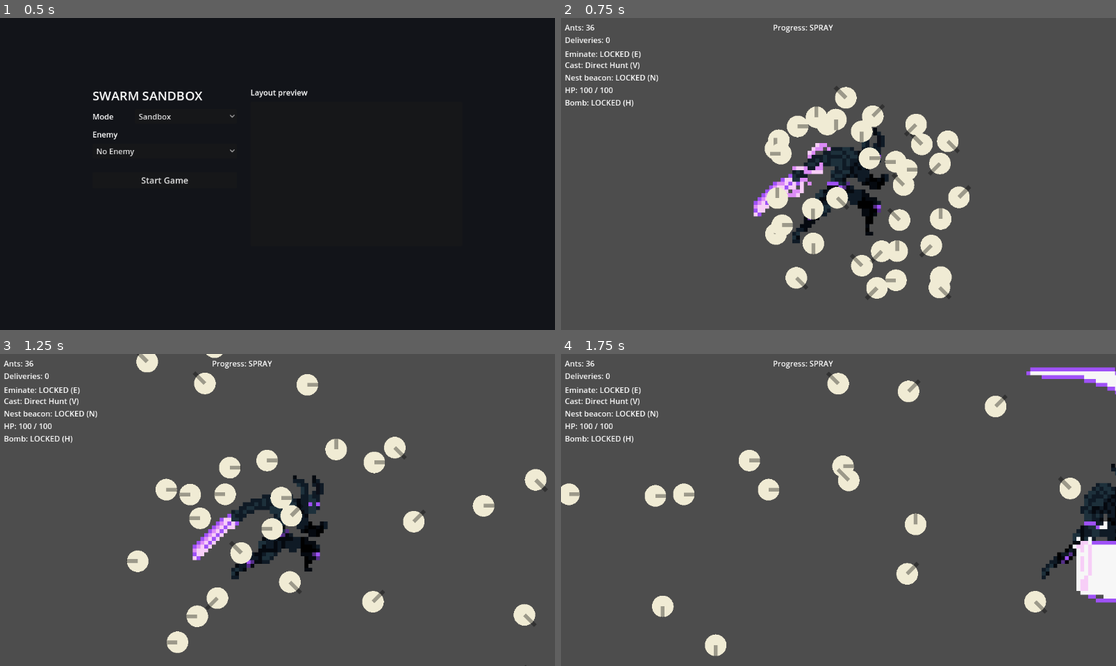
Above: before the commit, frames 1-4 (two rows, left to right).
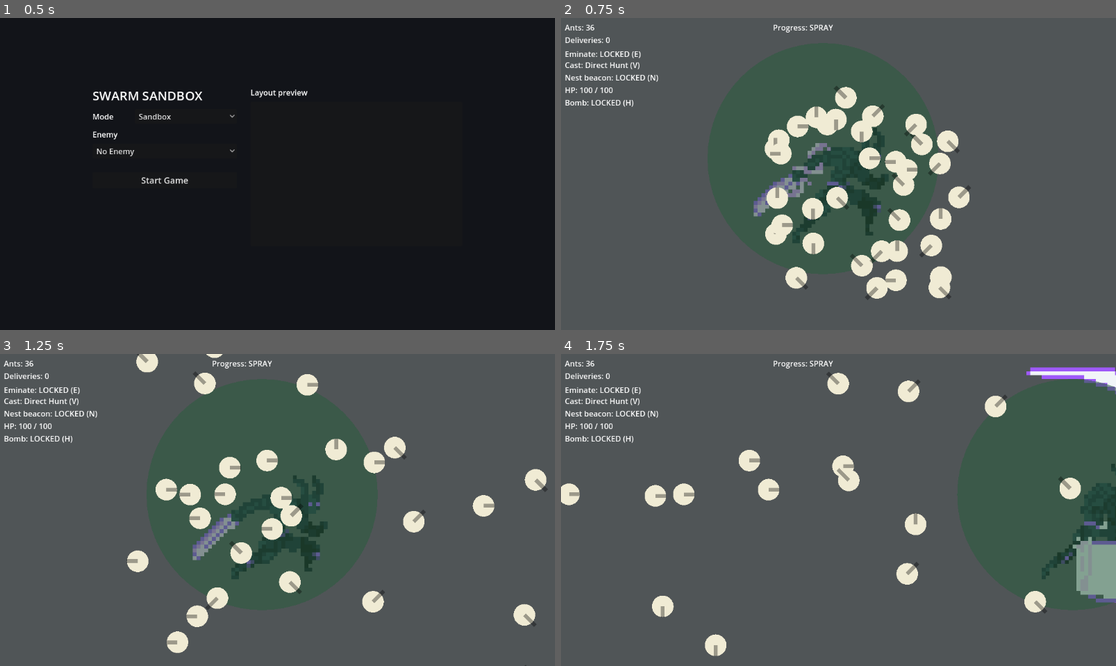
Above: after the commit, the same moments.

Repository: Luffy-design-AJ/Projects-MIT
Game: Godot game, scene res://main_menu.tscn
The game is run twice, just before and just after one commit, with the same random seed, the same clock (stepped at 60 frames per second) and the same inputs.
Inputs (mouse positions are in pixels of both pictures, inside the frame that each line leads up to):
- Up to frame 1 (0.5 s): no input
- Up to frame 2 (0.75 s): click "Start Game" at 0.5 s
- Up to frame 3 (1.25 s): no input
- Up to frame 4 (1.75 s): tap Enter at 1.25 s; move the mouse to (960, 494) at 1.27 s; hold Right (move_right) from 1.28 s (still down); tap C (Attack) at 1.35 s

Frame 1 is identical in both runs. In frame 2, 2.6% of the frame differs, in the area x 34-60%, y 35-73%; in frame 3, 2.4%; in frame 4, 2.7%, in the area x 86-100%, y 8-80%.

Commit message:
Show level walls; hide pheromone overlay by default
- game.tscn: drop stale visible=false on SwarmWorld, which was hiding the
  arena border, nest, food and the generated procedural walls.
- swarm_world.gd: default show_pheromone_vis to false; the overlay stays
  toggleable in-game under Options > Visualization > Show pheromones, and
  toggling it off now hides the sprites immediately. Redraws continue so the
  player-following nest stays in sync.

Diff:
--- a/game.tscn
+++ b/game.tscn
@@ -91,7 +91,6 @@
 text = "Progress: SPRAY"
 
 [node name="SwarmWorld" type="Node2D" parent="."]
-visible = false
 script = ExtResource("4_swarm")
 
 [node name="FoodA" type="Node2D" parent="SwarmWorld"]
--- a/scripts/swarm_world.gd
+++ b/scripts/swarm_world.gd
@@ -104,7 +104,9 @@
 @export var params_forag_hwy_w: float = 1.2
 
 @export_group("Visualization (read-only)")
-@export var show_pheromone_vis: bool = true
+## Pheromone overlay is hidden by default; toggle it in-game under
+## Options > Visualization > "Show pheromones".
+@export var show_pheromone_vis: bool = false
 @export var vis_intensity: float = 0.8
 @export var vis_strength_ref: float = 0.5
 @export var vis_gamma: float = 1.0
@@ -135,6 +137,9 @@
 var ant_manager: AntManager
 var _sticky_timer: float = 0.0
 var _vis_timer: float = 0.0
+## Tracks whether the pheromone sprites were left visible last frame, so the
+## overlay can be hidden exactly once when it is toggled off mid-game.
+var _vis_shown: bool = false
 var _vis_layers: Array = []
 var _active_cast: Dictionary = {}
 var _cast_seq: int = 0
@@ -650,9 +655,14 @@
 		if _vis_timer <= 0.0:
 			_vis_timer = VIS_REFRESH_INTERVAL
 			_update_vis()
-		queue_redraw()
-	elif show_overlay:
-		queue_redraw()
+		_vis_shown = true
+	elif _vis_shown:
+		# Toggled off at runtime: one pass to hide the overlay sprites.
+		_vis_shown = false
+		_update_vis()
+	# Walls, the arena border and the (player-following) nest are all drawn in
+	# `_draw`, so keep the canvas fresh even with the overlay hidden.
+	queue_redraw()
 
 
 ## Player emit: stamps the shared hunt field at the emitter's cell.
